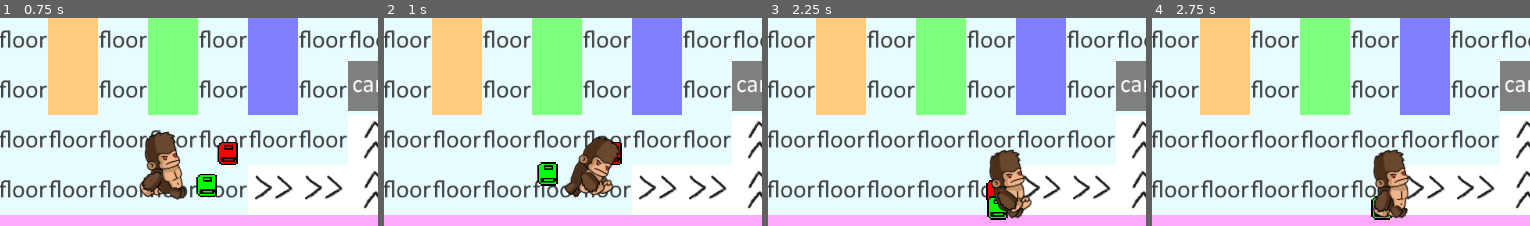
Above: before the commit, frames 1-4 (left to right).
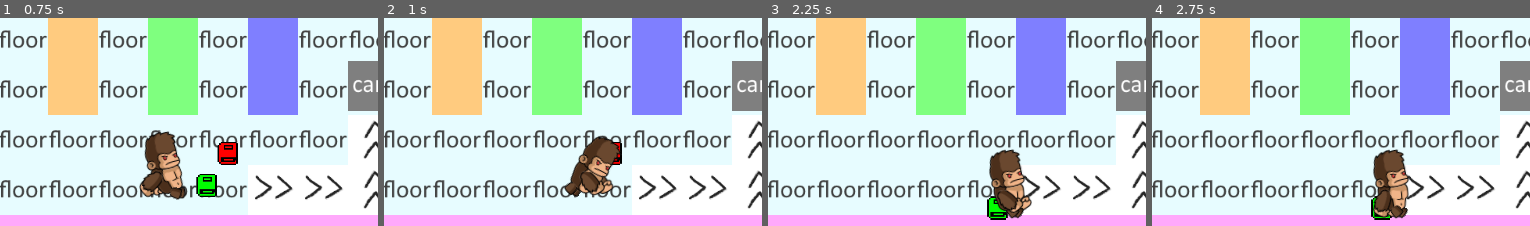
Above: after the commit, the same moments.

Repository: Jawfish/Overbooked
Game: Godot game, scene res://Engine/Main.tscn
The game is run twice, just before and just after one commit, with the same random seed, the same clock (stepped at 60 frames per second) and the same inputs.
Inputs:
- Up to frame 1 (0.75 s): hold D (move_right) from 0.53 s (still down); hold Space (interact) from 0.53 s (still down)
- Up to frame 2 (1 s): keep holding D (move_right); keep holding Space (interact)
- Up to frame 3 (2.25 s): release D (move_right) at 1.28 s; release Space (interact) at 1.28 s; hold S (move_down) 1.28-2.03 s; tap Shift (move_cart) at 1.35 s; hold D (move_right) from 2.03 s (still down); hold Space (interact) from 2.03 s (still down)
- Up to frame 4 (2.75 s): keep holding D (move_right); keep holding Space (interact)
The pictures show only the part of the screen within x 47-97%, y 50-100%; the shares and areas given below are measured in that part.

Frame 1 is identical in both runs. In frame 2, 0.6% of the frame differs, in the area x 40-47%, y 69-81%; in frame 3, 0.2%; in frame 4, nothing differs.

Commit message:
fix book pickup animation scaling

Diff:
--- a/Engine/Succ.gd
+++ b/Engine/Succ.gd
@@ -7,7 +7,7 @@
 		$Tween.interpolate_property(
 			succee, "position", succee.position, succer.position, 0.2, Tween.TRANS_EXPO
 		)
-#		$Tween.interpolate_property(succee, "scale", succee.scale, Vector2.ZERO, 0.2, Tween.TRANS_EXPO)
+		$Tween.interpolate_property(succee, "scale", succee.scale, Vector2.ZERO, 0.2, Tween.TRANS_EXPO)
 		$Tween.start()
 		yield($Tween, "tween_completed")
 		succee.get_parent().remove_child(succee)
--- a/Objects/Book.gd
+++ b/Objects/Book.gd
@@ -9,6 +9,10 @@
 	randomize()
 	book_color = randi() % BOOK_COLORS.size()
 
+func _enter_tree() -> void:
+	# the scale is animated to 0 when picked up,
+	# so set it back to 1 when placed back in the world
+	scale = Vector2.ONE
 
 func _ready() -> void:
 	match book_color:
